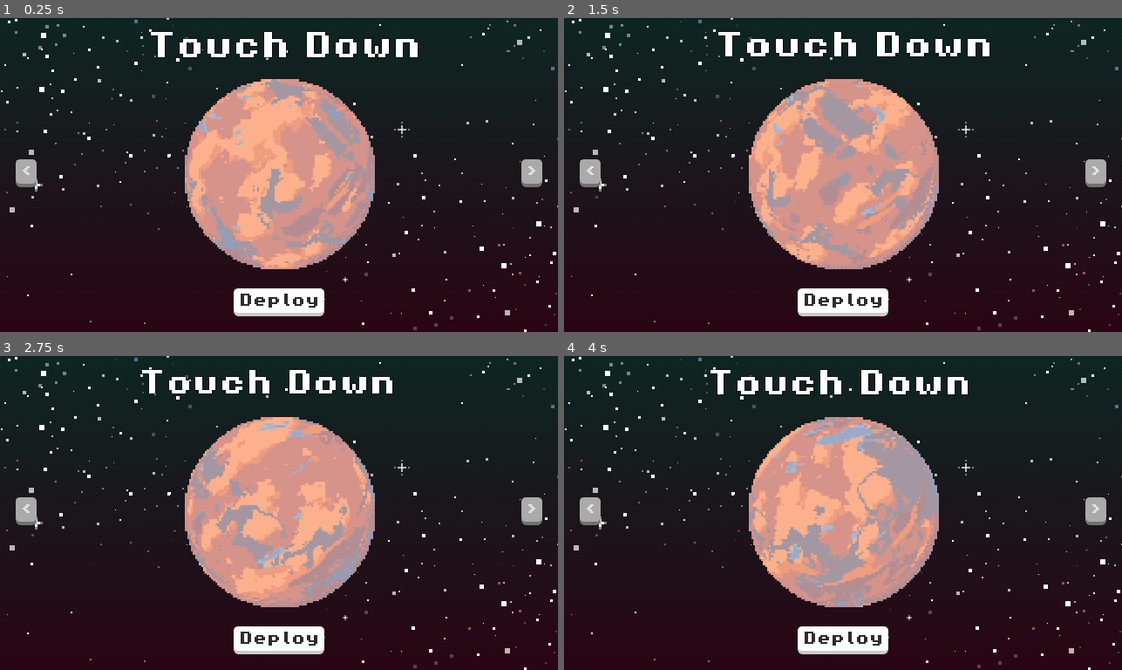
Above: before the commit, frames 1-4 (two rows, left to right).
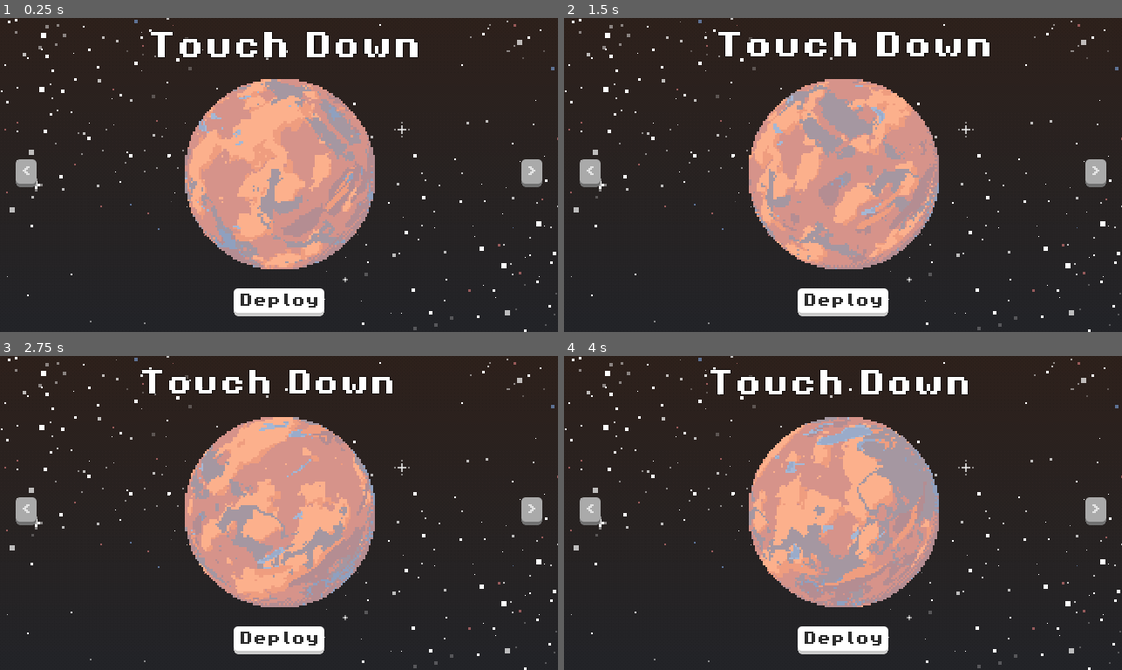
Above: after the commit, the same moments.

Repository: IvanoiuPetrut/touchdown
Game: Godot game, scene res://scenes/game.tscn
The game is run twice, just before and just after one commit, with the same random seed, the same clock (stepped at 60 frames per second) and the same inputs. The engine's default icon, where the game draws it, is replaced by a stand-in: a white triangle on a blue panel in a dark square.
Inputs:
- Up to frame 1 (0.25 s): no input
- Up to frame 2 (1.5 s): hold E (rotate_right) 0.53-1.28 s; hold Space (boost) 0.53-1.28 s; hold Q (rotate_left) from 1.28 s (still down); tap Space (boost) at 1.35 s
- Up to frame 3 (2.75 s): release Q (rotate_left) at 2.03 s; hold E (rotate_right) from 2.03 s (still down); hold Space (boost) from 2.03 s (still down)
- Up to frame 4 (4 s): release Space (boost) at 2.78 s; tap Space (boost) at 2.85 s; release E (rotate_right) at 3.53 s; hold Q (rotate_left) from 3.53 s (still down); hold Space (boost) from 3.53 s (still down)

The runs differ from the first frame. In frame 1, 33% of the frame differs, in the area x 0-100%, y 0-100%; in frame 2, 33%; in frame 3, 33%; in frame 4, 33%.

Commit message:
feat: add menu gradient changer

Diff:
--- /dev/null
+++ b/data/enums/general.gd
@@ -0,0 +1,20 @@
+extends Node
+
+enum PlanetColorPairs {
+	BLUE_GREEN,
+	RED_ORANGE,
+	PURPLE_PINK,
+}
+
+# Dictionary to get the actual color values for each planet type
+const PLANET_COLORS = {
+	PlanetColorPairs.BLUE_GREEN: ["#fcb08c", "#a5b7d4"],
+	PlanetColorPairs.RED_ORANGE: ["#b2d942", "#166e7a"],
+	PlanetColorPairs.PURPLE_PINK: ["#6ceded", "#6f1d5c"],
+}
+
+# Function to get colors for a specific planet type
+func get_planet_colors(planet_type: int) -> Array:
+	if PLANET_COLORS.has(planet_type):
+		return PLANET_COLORS[planet_type]
+	return ["#ffffff", "#cccccc"]  # Default fallback colors
--- a/scenes/ui/menu_ui.tscn
+++ b/scenes/ui/menu_ui.tscn
@@ -16,25 +16,25 @@
 shader_parameter/first_color = Color(0.202538, 0.888111, 0.753163, 1)
 shader_parameter/second_color = Color(0.921325, 0, 0.348812, 1)
 
+[sub_resource type="AtlasTexture" id="AtlasTexture_sf5lx"]
+atlas = ExtResource("2_m2dew")
+region = Rect2(0, 0, 740, 460)
+
+[sub_resource type="AtlasTexture" id="AtlasTexture_03d0g"]
+atlas = ExtResource("2_m2dew")
+region = Rect2(740, 0, 740, 460)
+
+[sub_resource type="AtlasTexture" id="AtlasTexture_01m71"]
+atlas = ExtResource("2_m2dew")
+region = Rect2(1480, 0, 740, 460)
+
+[sub_resource type="AtlasTexture" id="AtlasTexture_kid13"]
+atlas = ExtResource("2_m2dew")
+region = Rect2(2220, 0, 740, 460)
+
 [sub_resource type="AtlasTexture" id="AtlasTexture_kybdo"]
 atlas = ExtResource("2_m2dew")
 region = Rect2(2960, 0, 740, 460)
-
-[sub_resource type="AtlasTexture" id="AtlasTexture_sf5lx"]
-atlas = ExtResource("2_m2dew")
-region = Rect2(0, 0, 740, 460)
-
-[sub_resource type="AtlasTexture" id="AtlasTexture_03d0g"]
-atlas = ExtResource("2_m2dew")
-region = Rect2(740, 0, 740, 460)
-
-[sub_resource type="AtlasTexture" id="AtlasTexture_01m71"]
-atlas = ExtResource("2_m2dew")
-region = Rect2(1480, 0, 740, 460)
-
-[sub_resource type="AtlasTexture" id="AtlasTexture_kid13"]
-atlas = ExtResource("2_m2dew")
-region = Rect2(2220, 0, 740, 460)
 
 [sub_resource type="AtlasTexture" id="AtlasTexture_risoy"]
 atlas = ExtResource("2_m2dew")
@@ -68,145 +68,145 @@
 
 [sub_resource type="StyleBoxEmpty" id="StyleBoxEmpty_kj6ed"]
 
+[sub_resource type="AtlasTexture" id="AtlasTexture_3wsbm"]
+atlas = ExtResource("2_tner2")
+region = Rect2(1152, 0, 96, 96)
+
+[sub_resource type="AtlasTexture" id="AtlasTexture_oa3d6"]
+atlas = ExtResource("2_tner2")
+region = Rect2(0, 0, 96, 96)
+
+[sub_resource type="AtlasTexture" id="AtlasTexture_m2dew"]
+atlas = ExtResource("2_tner2")
+region = Rect2(96, 0, 96, 96)
+
+[sub_resource type="AtlasTexture" id="AtlasTexture_a4f11"]
+atlas = ExtResource("2_tner2")
+region = Rect2(192, 0, 96, 96)
+
+[sub_resource type="AtlasTexture" id="AtlasTexture_c7rnr"]
+atlas = ExtResource("2_tner2")
+region = Rect2(288, 0, 96, 96)
+
+[sub_resource type="AtlasTexture" id="AtlasTexture_c21ss"]
+atlas = ExtResource("2_tner2")
+region = Rect2(384, 0, 96, 96)
+
+[sub_resource type="AtlasTexture" id="AtlasTexture_pvt8j"]
+atlas = ExtResource("2_tner2")
+region = Rect2(480, 0, 96, 96)
+
+[sub_resource type="AtlasTexture" id="AtlasTexture_c53tk"]
+atlas = ExtResource("2_tner2")
+region = Rect2(576, 0, 96, 96)
+
+[sub_resource type="AtlasTexture" id="AtlasTexture_wemnq"]
+atlas = ExtResource("2_tner2")
+region = Rect2(672, 0, 96, 96)
+
+[sub_resource type="AtlasTexture" id="AtlasTexture_60qor"]
+atlas = ExtResource("2_tner2")
+region = Rect2(768, 0, 96, 96)
+
+[sub_resource type="AtlasTexture" id="AtlasTexture_3rg1l"]
+atlas = ExtResource("2_tner2")
+region = Rect2(864, 0, 96, 96)
+
+[sub_resource type="AtlasTexture" id="AtlasTexture_ou5v3"]
+atlas = ExtResource("2_tner2")
+region = Rect2(960, 0, 96, 96)
+
+[sub_resource type="AtlasTexture" id="AtlasTexture_ydycs"]
+atlas = ExtResource("2_tner2")
+region = Rect2(1056, 0, 96, 96)
+
+[sub_resource type="AtlasTexture" id="AtlasTexture_srj0i"]
+atlas = ExtResource("2_tner2")
+region = Rect2(1248, 0, 96, 96)
+
+[sub_resource type="AtlasTexture" id="AtlasTexture_7ih8f"]
+atlas = ExtResource("2_tner2")
+region = Rect2(1344, 0, 96, 96)
+
+[sub_resource type="AtlasTexture" id="AtlasTexture_pfe6g"]
+atlas = ExtResource("2_tner2")
+region = Rect2(1440, 0, 96, 96)
+
+[sub_resource type="AtlasTexture" id="AtlasTexture_blc6w"]
+atlas = ExtResource("2_tner2")
+region = Rect2(1536, 0, 96, 96)
+
+[sub_resource type="AtlasTexture" id="AtlasTexture_r8bwr"]
+atlas = ExtResource("2_tner2")
+region = Rect2(1632, 0, 96, 96)
+
+[sub_resource type="AtlasTexture" id="AtlasTexture_0oxt3"]
+atlas = ExtResource("2_tner2")
+region = Rect2(1728, 0, 96, 96)
+
+[sub_resource type="AtlasTexture" id="AtlasTexture_arh30"]
+atlas = ExtResource("2_tner2")
+region = Rect2(1824, 0, 96, 96)
+
+[sub_resource type="AtlasTexture" id="AtlasTexture_ftwno"]
+atlas = ExtResource("2_tner2")
+region = Rect2(1920, 0, 96, 96)
+
+[sub_resource type="AtlasTexture" id="AtlasTexture_mtqtc"]
+atlas = ExtResource("2_tner2")
+region = Rect2(2016, 0, 96, 96)
+
+[sub_resource type="AtlasTexture" id="AtlasTexture_fkpwb"]
+atlas = ExtResource("2_tner2")
+region = Rect2(2112, 0, 96, 96)
+
+[sub_resource type="AtlasTexture" id="AtlasTexture_76gf6"]
+atlas = ExtResource("2_tner2")
+region = Rect2(2208, 0, 96, 96)
+
+[sub_resource type="AtlasTexture" id="AtlasTexture_tst7x"]
+atlas = ExtResource("2_tner2")
+region = Rect2(2304, 0, 96, 96)
+
+[sub_resource type="AtlasTexture" id="AtlasTexture_8yinm"]
+atlas = ExtResource("2_tner2")
+region = Rect2(2400, 0, 96, 96)
+
+[sub_resource type="AtlasTexture" id="AtlasTexture_l7da0"]
+atlas = ExtResource("2_tner2")
+region = Rect2(2496, 0, 96, 96)
+
+[sub_resource type="AtlasTexture" id="AtlasTexture_vl8tq"]
+atlas = ExtResource("2_tner2")
+region = Rect2(2592, 0, 96, 96)
+
+[sub_resource type="AtlasTexture" id="AtlasTexture_jumfv"]
+atlas = ExtResource("2_tner2")
+region = Rect2(2688, 0, 96, 96)
+
+[sub_resource type="AtlasTexture" id="AtlasTexture_w8he5"]
+atlas = ExtResource("2_tner2")
+region = Rect2(2784, 0, 96, 96)
+
+[sub_resource type="AtlasTexture" id="AtlasTexture_seoek"]
+atlas = ExtResource("2_tner2")
+region = Rect2(2880, 0, 96, 96)
+
+[sub_resource type="AtlasTexture" id="AtlasTexture_ujycn"]
+atlas = ExtResource("2_tner2")
+region = Rect2(2976, 0, 96, 96)
+
+[sub_resource type="AtlasTexture" id="AtlasTexture_ur154"]
+atlas = ExtResource("2_tner2")
+region = Rect2(3072, 0, 96, 96)
+
+[sub_resource type="AtlasTexture" id="AtlasTexture_mo43o"]
+atlas = ExtResource("2_tner2")
+region = Rect2(3168, 0, 96, 96)
+
 [sub_resource type="AtlasTexture" id="AtlasTexture_85hah"]
 atlas = ExtResource("2_tner2")
 region = Rect2(3264, 0, 96, 96)
-
-[sub_resource type="AtlasTexture" id="AtlasTexture_oa3d6"]
-atlas = ExtResource("2_tner2")
-region = Rect2(0, 0, 96, 96)
-
-[sub_resource type="AtlasTexture" id="AtlasTexture_m2dew"]
-atlas = ExtResource("2_tner2")
-region = Rect2(96, 0, 96, 96)
-
-[sub_resource type="AtlasTexture" id="AtlasTexture_a4f11"]
-atlas = ExtResource("2_tner2")
-region = Rect2(192, 0, 96, 96)
-
-[sub_resource type="AtlasTexture" id="AtlasTexture_c7rnr"]
-atlas = ExtResource("2_tner2")
-region = Rect2(288, 0, 96, 96)
-
-[sub_resource type="AtlasTexture" id="AtlasTexture_c21ss"]
-atlas = ExtResource("2_tner2")
-region = Rect2(384, 0, 96, 96)
-
-[sub_resource type="AtlasTexture" id="AtlasTexture_pvt8j"]
-atlas = ExtResource("2_tner2")
-region = Rect2(480, 0, 96, 96)
-
-[sub_resource type="AtlasTexture" id="AtlasTexture_c53tk"]
-atlas = ExtResource("2_tner2")
-region = Rect2(576, 0, 96, 96)
-
-[sub_resource type="AtlasTexture" id="AtlasTexture_wemnq"]
-atlas = ExtResource("2_tner2")
-region = Rect2(672, 0, 96, 96)
-
-[sub_resource type="AtlasTexture" id="AtlasTexture_60qor"]
-atlas = ExtResource("2_tner2")
-region = Rect2(768, 0, 96, 96)
-
-[sub_resource type="AtlasTexture" id="AtlasTexture_3rg1l"]
-atlas = ExtResource("2_tner2")
-region = Rect2(864, 0, 96, 96)
-
-[sub_resource type="AtlasTexture" id="AtlasTexture_ou5v3"]
-atlas = ExtResource("2_tner2")
-region = Rect2(960, 0, 96, 96)
-
-[sub_resource type="AtlasTexture" id="AtlasTexture_ydycs"]
-atlas = ExtResource("2_tner2")
-region = Rect2(1056, 0, 96, 96)
-
-[sub_resource type="AtlasTexture" id="AtlasTexture_3wsbm"]
-atlas = ExtResource("2_tner2")
-region = Rect2(1152, 0, 96, 96)
-
-[sub_resource type="AtlasTexture" id="AtlasTexture_srj0i"]
-atlas = ExtResource("2_tner2")
-region = Rect2(1248, 0, 96, 96)
-
-[sub_resource type="AtlasTexture" id="AtlasTexture_7ih8f"]
-atlas = ExtResource("2_tner2")
-region = Rect2(1344, 0, 96, 96)
-
-[sub_resource type="AtlasTexture" id="AtlasTexture_pfe6g"]
-atlas = ExtResource("2_tner2")
-region = Rect2(1440, 0, 96, 96)
-
-[sub_resource type="AtlasTexture" id="AtlasTexture_blc6w"]
-atlas = ExtResource("2_tner2")
-region = Rect2(1536, 0, 96, 96)
-
-[sub_resource type="AtlasTexture" id="AtlasTexture_r8bwr"]
-atlas = ExtResource("2_tner2")
-region = Rect2(1632, 0, 96, 96)
-
-[sub_resource type="AtlasTexture" id="AtlasTexture_0oxt3"]
-atlas = ExtResource("2_tner2")
-region = Rect2(1728, 0, 96, 96)
-
-[sub_resource type="AtlasTexture" id="AtlasTexture_arh30"]
-atlas = ExtResource("2_tner2")
-region = Rect2(1824, 0, 96, 96)
-
-[sub_resource type="AtlasTexture" id="AtlasTexture_ftwno"]
-atlas = ExtResource("2_tner2")
-region = Rect2(1920, 0, 96, 96)
-
-[sub_resource type="AtlasTexture" id="AtlasTexture_mtqtc"]
-atlas = ExtResource("2_tner2")
-region = Rect2(2016, 0, 96, 96)
-
-[sub_resource type="AtlasTexture" id="AtlasTexture_fkpwb"]
-atlas = ExtResource("2_tner2")
-region = Rect2(2112, 0, 96, 96)
-
-[sub_resource type="AtlasTexture" id="AtlasTexture_76gf6"]
-atlas = ExtResource("2_tner2")
-region = Rect2(2208, 0, 96, 96)
-
-[sub_resource type="AtlasTexture" id="AtlasTexture_tst7x"]
-atlas = ExtResource("2_tner2")
-region = Rect2(2304, 0, 96, 96)
-
-[sub_resource type="AtlasTexture" id="AtlasTexture_8yinm"]
-atlas = ExtResource("2_tner2")
-region = Rect2(2400, 0, 96, 96)
-
-[sub_resource type="AtlasTexture" id="AtlasTexture_l7da0"]
-atlas = ExtResource("2_tner2")
-region = Rect2(2496, 0, 96, 96)
-
-[sub_resource type="AtlasTexture" id="AtlasTexture_vl8tq"]
-atlas = ExtResource("2_tner2")
-region = Rect2(2592, 0, 96, 96)
-
-[sub_resource type="AtlasTexture" id="AtlasTexture_jumfv"]
-atlas = ExtResource("2_tner2")
-region = Rect2(2688, 0, 96, 96)
-
-[sub_resource type="AtlasTexture" id="AtlasTexture_w8he5"]
-atlas = ExtResource("2_tner2")
-region = Rect2(2784, 0, 96, 96)
-
-[sub_resource type="AtlasTexture" id="AtlasTexture_seoek"]
-atlas = ExtResource("2_tner2")
-region = Rect2(2880, 0, 96, 96)
-
-[sub_resource type="AtlasTexture" id="AtlasTexture_ujycn"]
-atlas = ExtResource("2_tner2")
-region = Rect2(2976, 0, 96, 96)
-
-[sub_resource type="AtlasTexture" id="AtlasTexture_ur154"]
-atlas = ExtResource("2_tner2")
-region = Rect2(3072, 0, 96, 96)
-
-[sub_resource type="AtlasTexture" id="AtlasTexture_mo43o"]
-atlas = ExtResource("2_tner2")
-region = Rect2(3168, 0, 96, 96)
 
 [sub_resource type="AtlasTexture" id="AtlasTexture_8kxst"]
 atlas = ExtResource("2_tner2")
@@ -426,6 +426,10 @@
 "speed": 5.0
 }]
 
+[sub_resource type="AtlasTexture" id="AtlasTexture_gvhmp"]
+atlas = ExtResource("1_tner2")
+region = Rect2(960, 0, 96, 96)
+
 [sub_resource type="AtlasTexture" id="AtlasTexture_tner2"]
 atlas = ExtResource("1_tner2")
 region = Rect2(0, 0, 96, 96)
@@ -465,10 +469,6 @@
 [sub_resource type="AtlasTexture" id="AtlasTexture_yhjg7"]
 atlas = ExtResource("1_tner2")
 region = Rect2(864, 0, 96, 96)
-
-[sub_resource type="AtlasTexture" id="AtlasTexture_gvhmp"]
-atlas = ExtResource("1_tner2")
-region = Rect2(960, 0, 96, 96)
 
 [sub_resource type="AtlasTexture" id="AtlasTexture_nyb0i"]
 atlas = ExtResource("1_tner2")
@@ -784,6 +784,10 @@
 "speed": 7.0
 }]
 
+[sub_resource type="AtlasTexture" id="AtlasTexture_cj131"]
+atlas = ExtResource("4_3y6qt")
+region = Rect2(960, 0, 96, 96)
+
 [sub_resource type="AtlasTexture" id="AtlasTexture_ljdrx"]
 atlas = ExtResource("4_3y6qt")
 region = Rect2(0, 0, 96, 96)
@@ -823,10 +827,6 @@
 [sub_resource type="AtlasTexture" id="AtlasTexture_1slev"]
 atlas = ExtResource("4_3y6qt")
 region = Rect2(864, 0, 96, 96)
-
-[sub_resource type="AtlasTexture" id="AtlasTexture_cj131"]
-atlas = ExtResource("4_3y6qt")
-region = Rect2(960, 0, 96, 96)
 
 [sub_resource type="AtlasTexture" id="AtlasTexture_rpxx4"]
 atlas = ExtResource("4_3y6qt")
@@ -1141,6 +1141,8 @@
 "name": &"default",
 "speed": 7.0
 }]
+
+[sub_resource type="StyleBoxEmpty" id="StyleBoxEmpty_qn5cm"]
 
 [sub_resource type="StyleBoxEmpty" id="StyleBoxEmpty_5he78"]
 
@@ -1174,10 +1176,9 @@
 offset_top = -50.0
 offset_right = 690.0
 offset_bottom = 410.0
-texture = SubResource("AtlasTexture_kybdo")
+texture = SubResource("AtlasTexture_sf5lx")
 script = ExtResource("1_b5e6c")
 sprites = SubResource("SpriteFrames_rn2cm")
-frame_index = 4
 auto_play = true
 playing = true
 metadata/_custom_type_script = "uid://dnra5sqwfaxhr"
@@ -1222,11 +1223,11 @@
 unique_name_in_owner = true
 layout_mode = 2
 size_flags_horizontal = 6
-texture = SubResource("AtlasTexture_85hah")
+texture = SubResource("AtlasTexture_3wsbm")
 expand_mode = 2
 script = ExtResource("1_b5e6c")
 sprites = SubResource("SpriteFrames_4tn76")
-frame_index = 34
+frame_index = 12
 auto_play = true
 playing = true
 
@@ -1234,10 +1235,11 @@
 unique_name_in_owner = true
 layout_mode = 2
 size_flags_horizontal = 6
-texture = SubResource("AtlasTexture_tner2")
+texture = SubResource("AtlasTexture_gvhmp")
 expand_mode = 2
 script = ExtResource("1_b5e6c")
 sprites = SubResource("SpriteFrames_b5e6c")
+frame_index = 10
 auto_play = true
 playing = true
 
@@ -1245,10 +1247,11 @@
 unique_name_in_owner = true
 layout_mode = 2
 size_flags_horizontal = 6
-texture = SubResource("AtlasTexture_ljdrx")
+texture = SubResource("AtlasTexture_cj131")
 expand_mode = 2
 script = ExtResource("1_b5e6c")
 sprites = SubResource("SpriteFrames_01m71")
+frame_index = 10
 auto_play = true
 playing = true
 
@@ -1282,6 +1285,7 @@
 anchor_bottom = 1.0
 grow_horizontal = 2
 grow_vertical = 2
+theme_override_styles/panel = SubResource("StyleBoxEmpty_qn5cm")
 
 [node name="VBoxLevelSelector" type="VBoxContainer" parent="PanelLevelSelector"]
 layout_mode = 2
--- a/scripts/menu_ui.gd
+++ b/scripts/menu_ui.gd
@@ -1,4 +1,7 @@
 extends CanvasLayer
+
+# Add this line to preload the general.gd file for the enums
+const GeneralEnums = preload("res://data/enums/general.gd")
 
 @onready var planet_1: AnimatedTextureRect = %Planet1
 @onready var planet_2: AnimatedTextureRect = %Planet2
@@ -35,6 +38,8 @@
 @onready var world3_btn_l4: Button = $PanelLevelSelector/VBoxLevelSelector/PanelWorld3/BtnL4
 
 @onready var btn_land: Button = %ButtonLand
+
+@onready var main_menu_background: TextureRect = $MainMenuBackground
 
 # Signal for level selection
 signal level_selected(world_id: int, level_id: int)
@@ -52,6 +57,7 @@
 	_update_level_buttons()
 	_toggle_panel_world_selector(true)
 	_toggle_panel_level_selector(false)
+	_setup_background_shader()
 
 # Called every frame. 'delta' is the elapsed time since the previous frame.
 func _process(delta: float) -> void:
@@ -193,6 +199,8 @@
 		_make_planet_visible(current_planet_id)
 		_update_planet_selector_btns()
 		_update_level_buttons() # Update level buttons for new planet
+		# Update background gradient with new planet colors
+		set_background_gradient(current_planet_id - 1)
 
 
 func _on_button_previous_planet_pressed() -> void:
@@ -202,3 +210,20 @@
 		_make_planet_visible(current_planet_id)
 		_update_planet_selector_btns()
 		_update_level_buttons() # Update level buttons for new planet
+		# Update background gradient with new planet colors
+		set_background_gradient(current_planet_id - 1)
+
+# Sets up the background shader with custom colors
+func _setup_background_shader() -> void:
+	if main_menu_background and main_menu_background.material:
+		# Get colors from the enum based on current planet
+		var planet_colors = GeneralEnums.new().get_planet_colors(current_planet_id - 1)  # Adjust index to match enum
+		main_menu_background.material.set_shader_parameter("first_color", Color(planet_colors[0]))
+		main_menu_background.material.set_shader_parameter("second_color", Color(planet_colors[1]))
+
+# You can also create a method to change colors dynamically
+func set_background_gradient(planet_type: int) -> void:
+	if main_menu_background and main_menu_background.material:
+		var planet_colors = GeneralEnums.new().get_planet_colors(planet_type)
+		main_menu_background.material.set_shader_parameter("first_color", Color(planet_colors[0]))
+		main_menu_background.material.set_shader_parameter("second_color", Color(planet_colors[1]))
Not shown, added: data/enums/general.gd.uid
Not shown: 1 places in scenes/ui/menu_ui.tscn that only renumber resources
